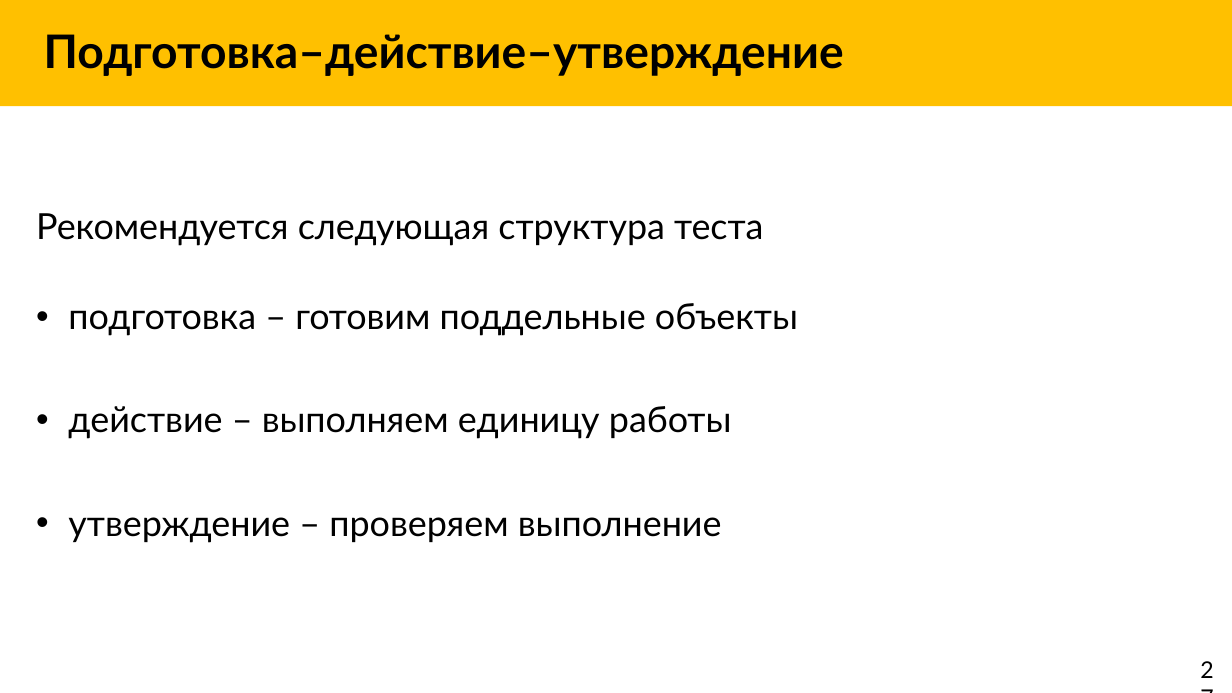
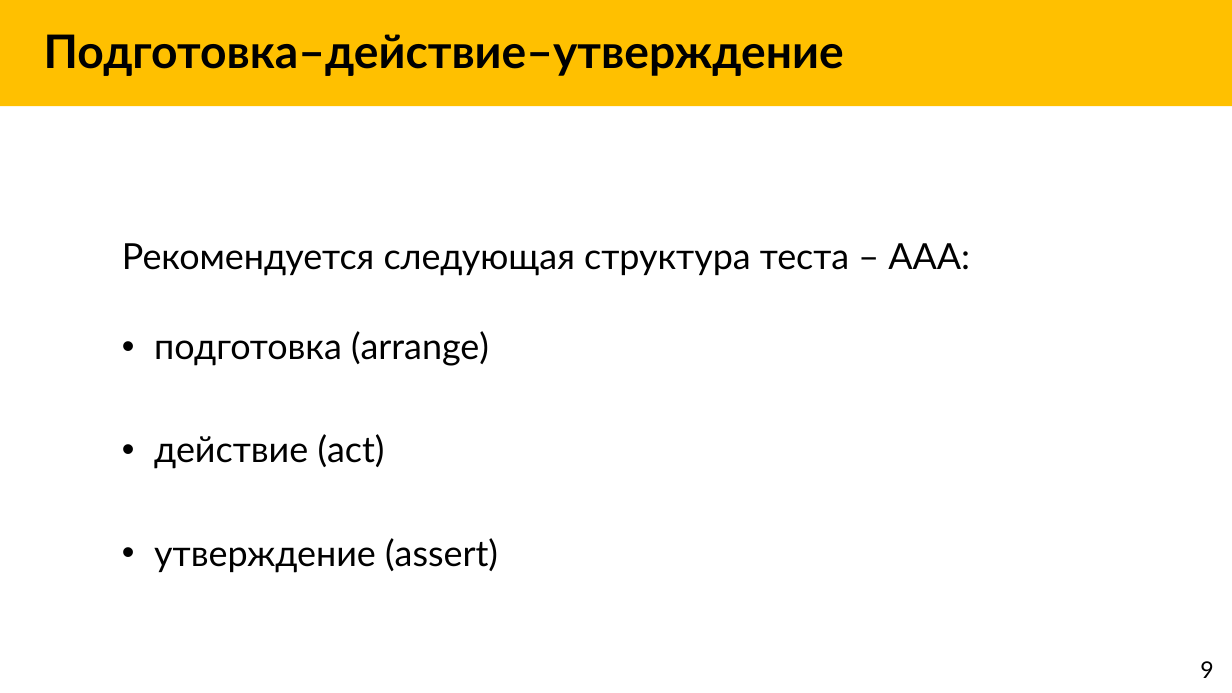
Before and after one commit to Markeli/BugsStrikesBack, a slide deck: slide 9 of docs/Markelow.UnitTests.pptx (slide 28 before the commit). Drawn at 1232x693 pixels with LibreOffice and Linux fonts; fonts in the diff are those of the drawing. Boxes give left, top, right and bottom in pixels: in the first picture for what was removed or moved away, otherwise in the second. Text is boxed around its words. In the diff, an @@ line names an element or a change of style, - is before the commit and + after.

```diff
--- a/docs/Markelow.UnitTests.pptx
+++ b/docs/Markelow.UnitTests.pptx
@@ text at [122,243,970,573]: text changed @@
-Рекомендуется следующая структура теста
-• подготовка – готовим поддельные объекты
-• действие – выполняем единицу работы
-• утверждение – проверяем выполнение
+Рекомендуется следующая структура теста – AAA:
+• подготовка (arrange)
+• действие (act)
+• утверждение (assert)
@@ text at [1200,661,1213,678]: text changed @@
-27
+9
```
Also in this commit, not shown: 26 other slides changed, 7 slides added, 3 slides removed, 10 other files.
